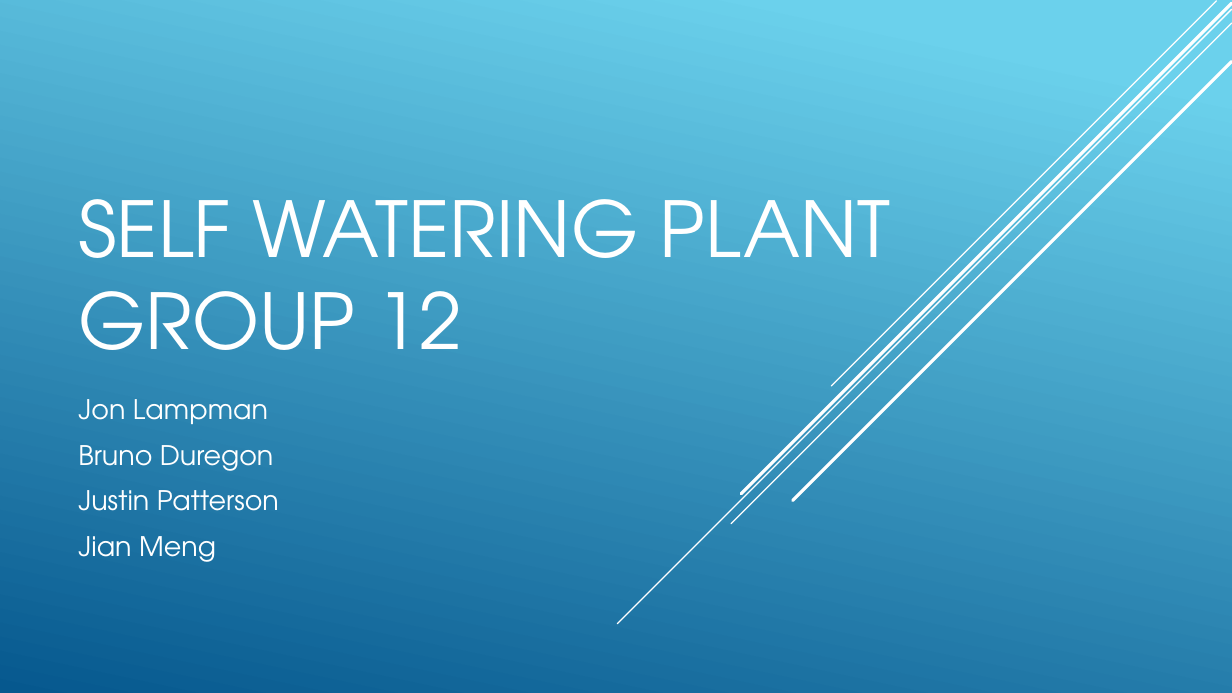
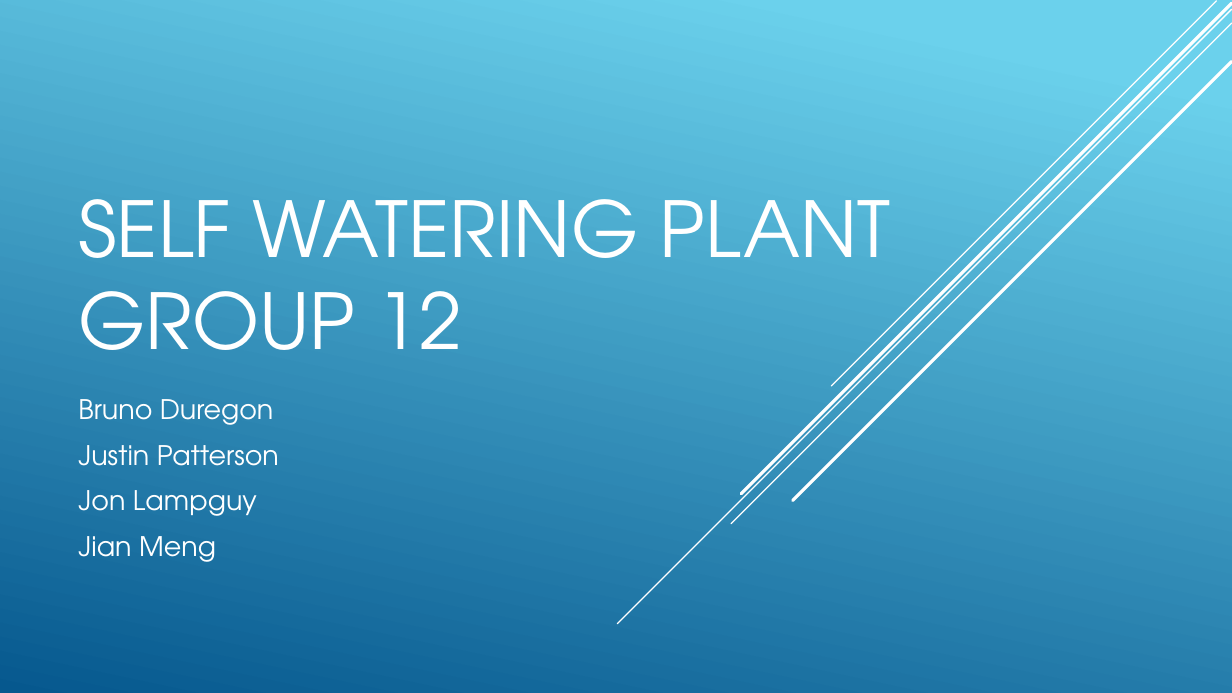
Before and after one commit to jp32/ece411-pdx, a slide deck: slide 1 of documents/presentation.pptx. Drawn at 1232x693 pixels with LibreOffice and Linux fonts; fonts in the diff are those of the drawing. Boxes give left, top, right and bottom in pixels: in the first picture for what was removed or moved away, otherwise in the second. Text is boxed around its words. In the diff, an @@ line names an element or a change of style, - is before the commit and + after.

```diff
--- a/documents/presentation.pptx
+++ b/documents/presentation.pptx
@@ subtitle at <box>78,399,268,424</box>: paragraph removed @@
-Jon Lampman
@@ subtitle at <box>78,490,257,516</box>: paragraph added @@
+Jon Lampguy
```
Also in this commit, not shown: 1 other slide changed, 9 slides added, 1 slide removed, 5 other files.
